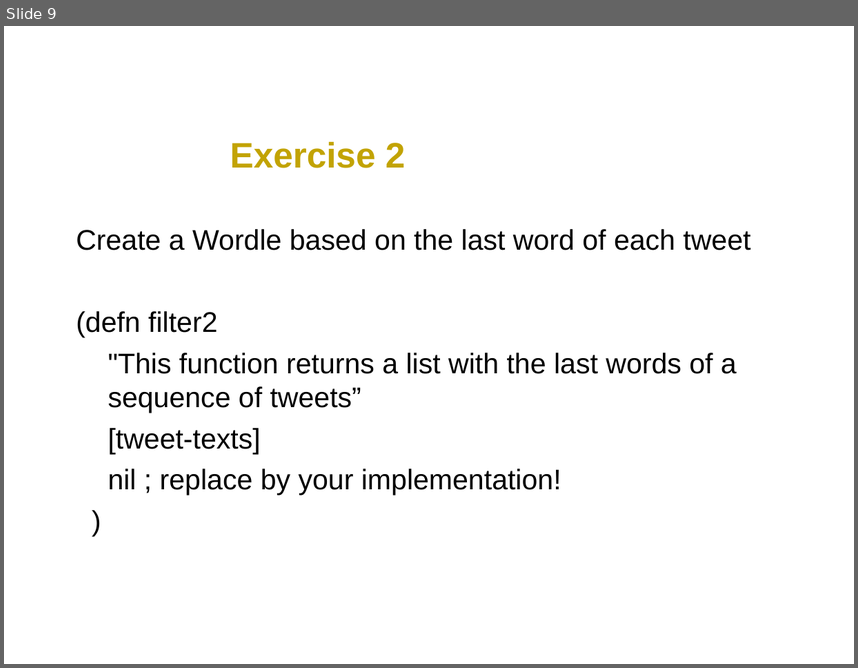
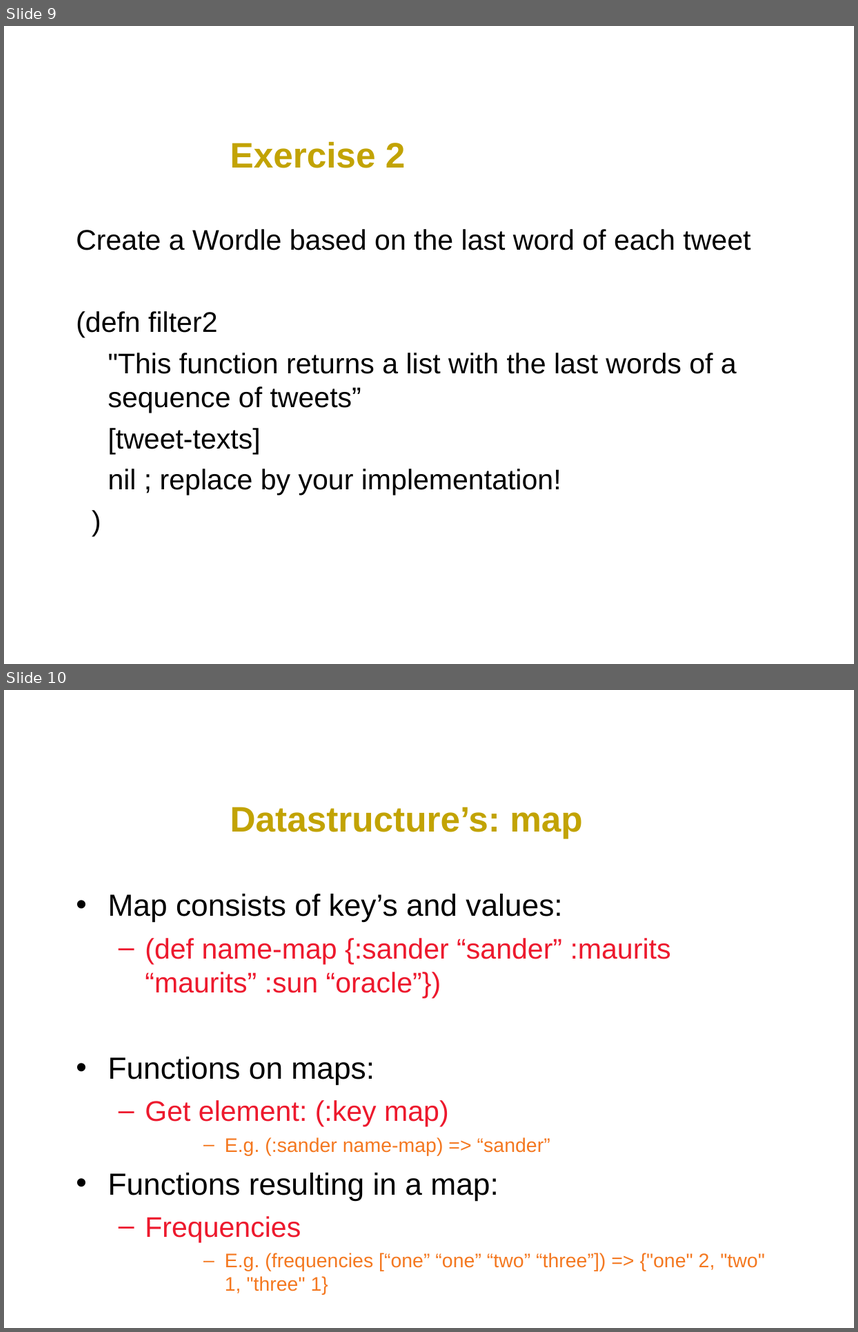
Before and after one commit to svdberg/ClojureJFall2011, a slide deck: ClojureWorkshop.ppt. Shown one above the other, each under a label of ours: slide 9 before the commit, slides 9 and 10 after it. The pictures are 858x668 and 858x1332 pixels, drawn with LibreOffice and Linux fonts; fonts in the diff are those of the drawing; background and template pictures are left out. Boxes give left, top, right and bottom in pixels: in the first picture for what was removed or moved away, otherwise in the second. Text is boxed around its words. In the diff, an @@ line names an element or a change of style, - is before the commit and + after.

```diff
--- a/ClojureWorkshop.ppt
+++ b/ClojureWorkshop.ppt
@@ slide 10 added at (x1=4, y1=690, x2=854, y2=1328), background #FFFFFF @@
@@ title added at (x1=230, y1=807, x2=582, y2=839), 30 pt, text #C2A303, bold @@
+Datastructure’s: map
@@ text added at (x1=108, y1=894, x2=764, y2=1294), 16.6 pt, text #F47820 @@
+• Map consists of key’s and values:
+  – (def name-map {:sander “sander” :maurits “maurits” :sun “oracle”})
+• Functions on maps:
+  – Get element: (:key map)
+      – E.g. (:sander name-map) => “sander”
+• Functions resulting in a map:
+  – Frequencies
+      – E.g. (frequencies [“one” “one” “two” “three”]) => {"one" 2, "two" 1, "three" 1}
```
Also in this commit, not shown: 1 slide changed, 9 other slides added, 2 slides removed, 2 other files.
